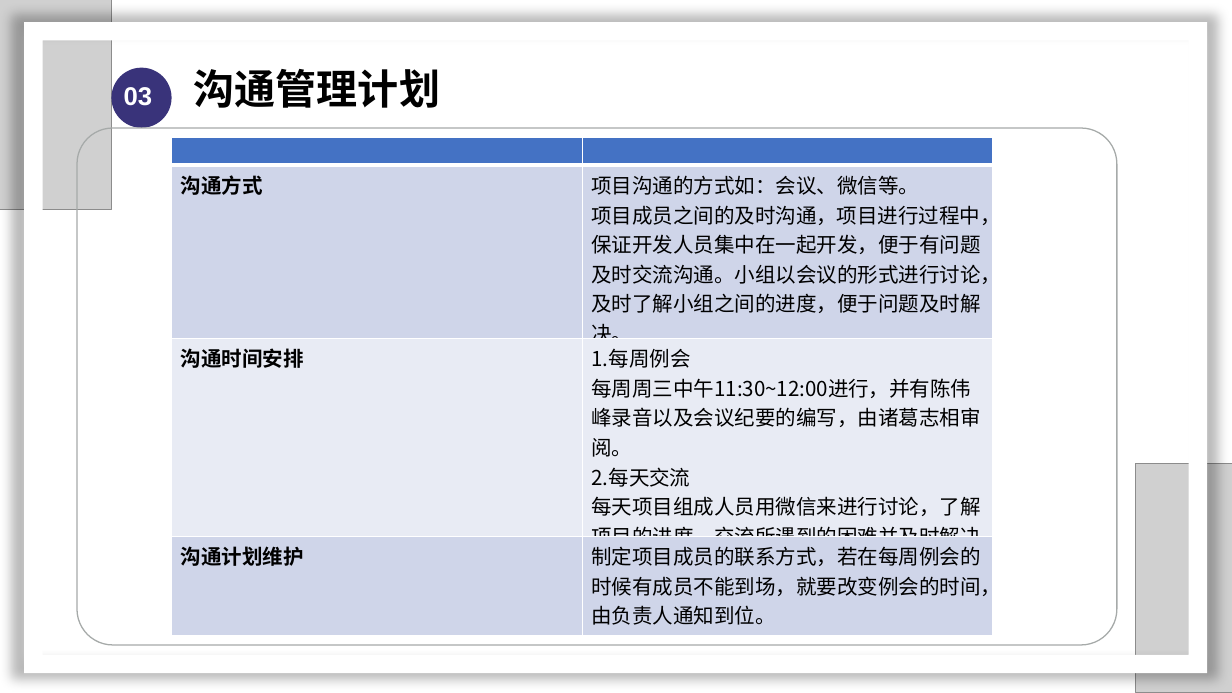
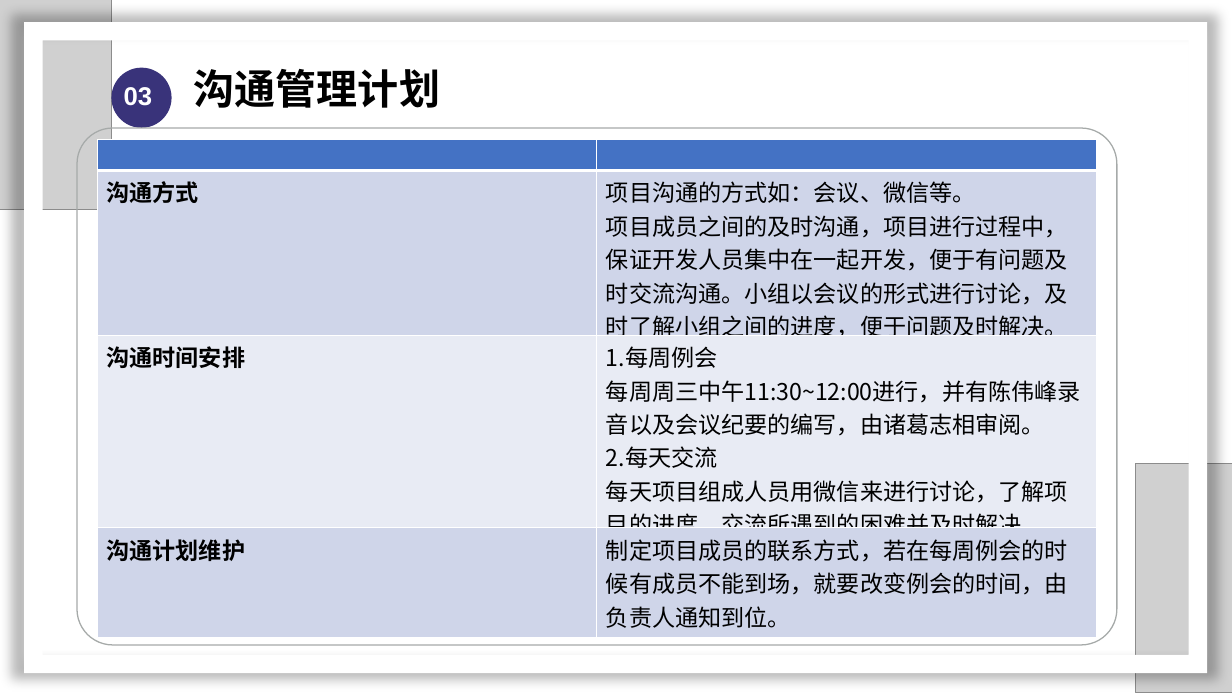
Before and after one commit to SarielX98/PRD2018G14, a slide deck: slide 38 of 受控文档/PPT/软件需求工程审核PPT.pptx (slide 33 before the commit). Drawn at 1232x693 pixels with LibreOffice and Linux fonts; fonts in the diff are those of the drawing; grey boxes stand for pictures; background and template pictures are left out. Boxes give left, top, right and bottom in pixels: in the first picture for what was removed or moved away, otherwise in the second. Text is boxed around its words. In the diff, an @@ line names an element or a change of style, - is before the commit and + after.

```diff
--- a/受控文档/PPT/软件需求工程审核PPT.pptx
+++ b/受控文档/PPT/软件需求工程审核PPT.pptx
@@ table at [97,140,1095,637] @@
@@ size 16 to 18 pt @@
@@ table: place and size @@
-table at [172,138,993,636]
+table at [97,140,1095,637]
```
Also in this commit, not shown: 19 other slides changed, 10 slides added, 1 slide removed, 1 other file.
